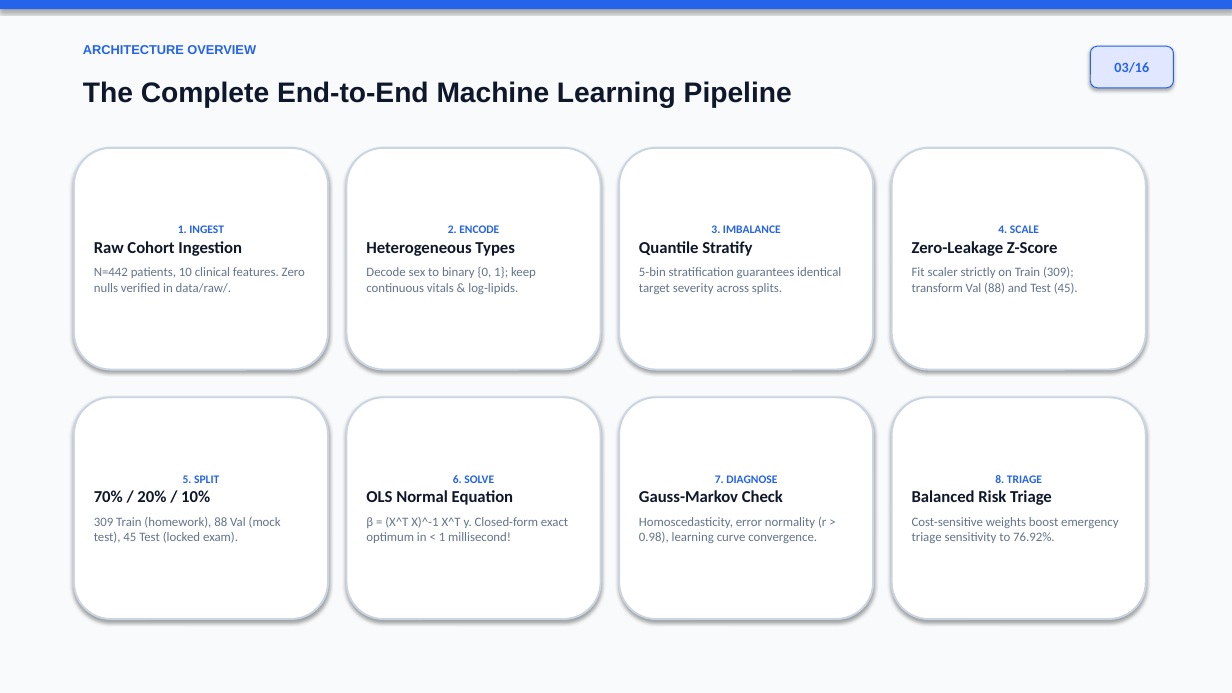
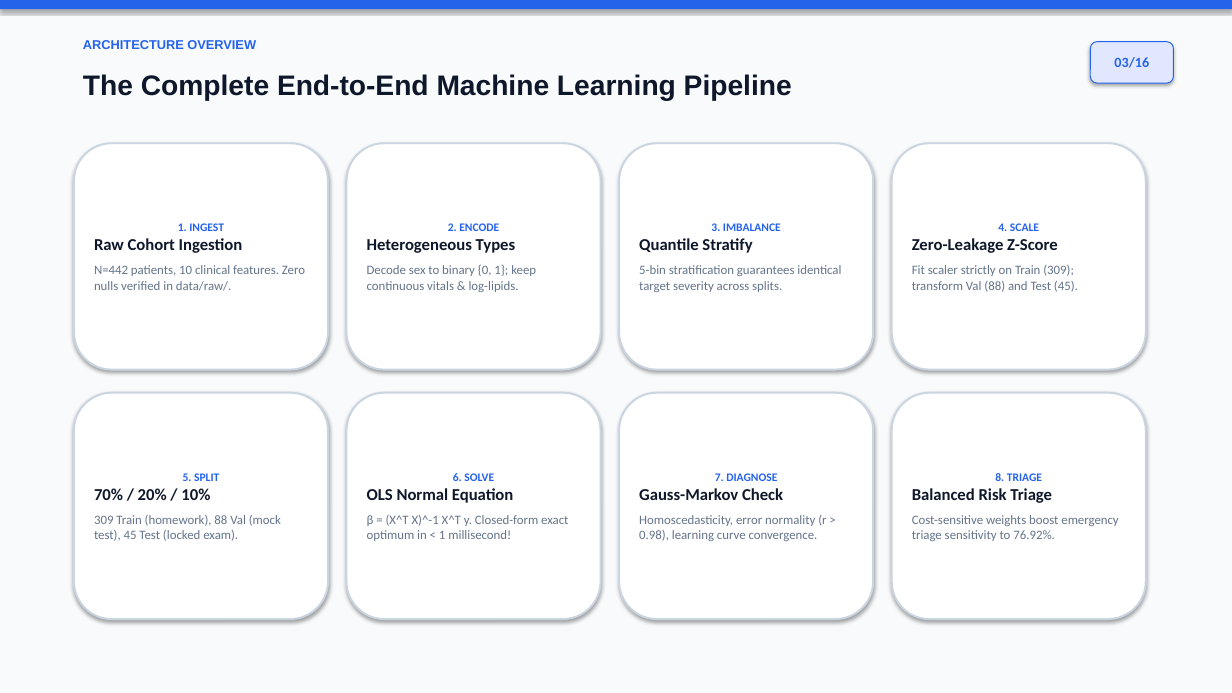
Before and after one commit to darrehanrasool/Lab, a slide deck: slide 3 of 4 Diabetes Progression Prediction/Diabetes_Progression_Conference_Presentation.pptx. Drawn at 1232x693 pixels with LibreOffice and Linux fonts; fonts in the diff are those of the drawing. Boxes give left, top, right and bottom in pixels: in the first picture for what was removed or moved away, otherwise in the second. Text is boxed around its words. In the diff, an @@ line names an element or a change of style, - is before the commit and + after.

```diff
--- a/4 Diabetes Progression Prediction/Diabetes_Progression_Conference_Presentation.pptx
+++ b/4 Diabetes Progression Prediction/Diabetes_Progression_Conference_Presentation.pptx
@@ 2 texts, 1 rounded rectangle moved together from (x1=83, y1=45, x2=1174, y2=107) to (x1=83, y1=40, x2=1174, y2=101) @@
@@ rounded rectangle "1. INGEST" resized from (x1=74, y1=148, x2=328, y2=370) to (x1=74, y1=143, x2=328, y2=370) @@
@@ rounded rectangle "2. ENCODE" resized from (x1=347, y1=148, x2=601, y2=370) to (x1=347, y1=143, x2=601, y2=370) @@
@@ rounded rectangle "3. IMBALANCE" resized from (x1=619, y1=148, x2=873, y2=370) to (x1=619, y1=143, x2=873, y2=370) @@
@@ rounded rectangle "4. SCALE" resized from (x1=892, y1=148, x2=1146, y2=370) to (x1=892, y1=143, x2=1146, y2=370) @@
@@ rounded rectangle "5. SPLIT" resized from (x1=74, y1=397, x2=328, y2=619) to (x1=74, y1=393, x2=328, y2=619) @@
@@ rounded rectangle "6. SOLVE" resized from (x1=347, y1=397, x2=601, y2=619) to (x1=347, y1=393, x2=601, y2=619) @@
@@ rounded rectangle "7. DIAGNOSE" resized from (x1=619, y1=397, x2=873, y2=619) to (x1=619, y1=393, x2=873, y2=619) @@
@@ rounded rectangle "8. TRIAGE" resized from (x1=892, y1=397, x2=1146, y2=619) to (x1=892, y1=393, x2=1146, y2=619) @@
```
Also in this commit, not shown: 14 other slides changed, 1 slide added, 1 slide removed, 1 other file.
